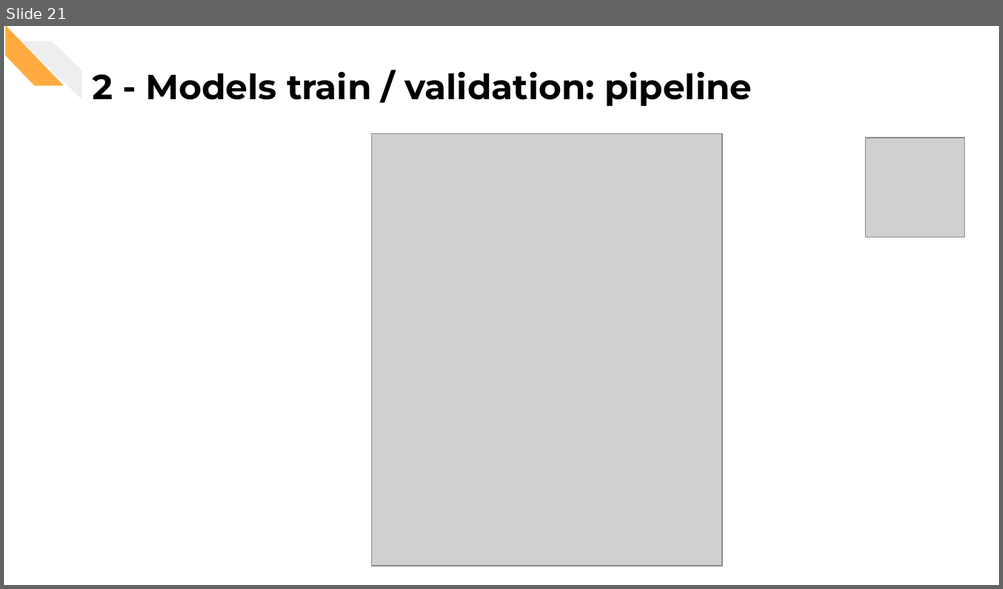
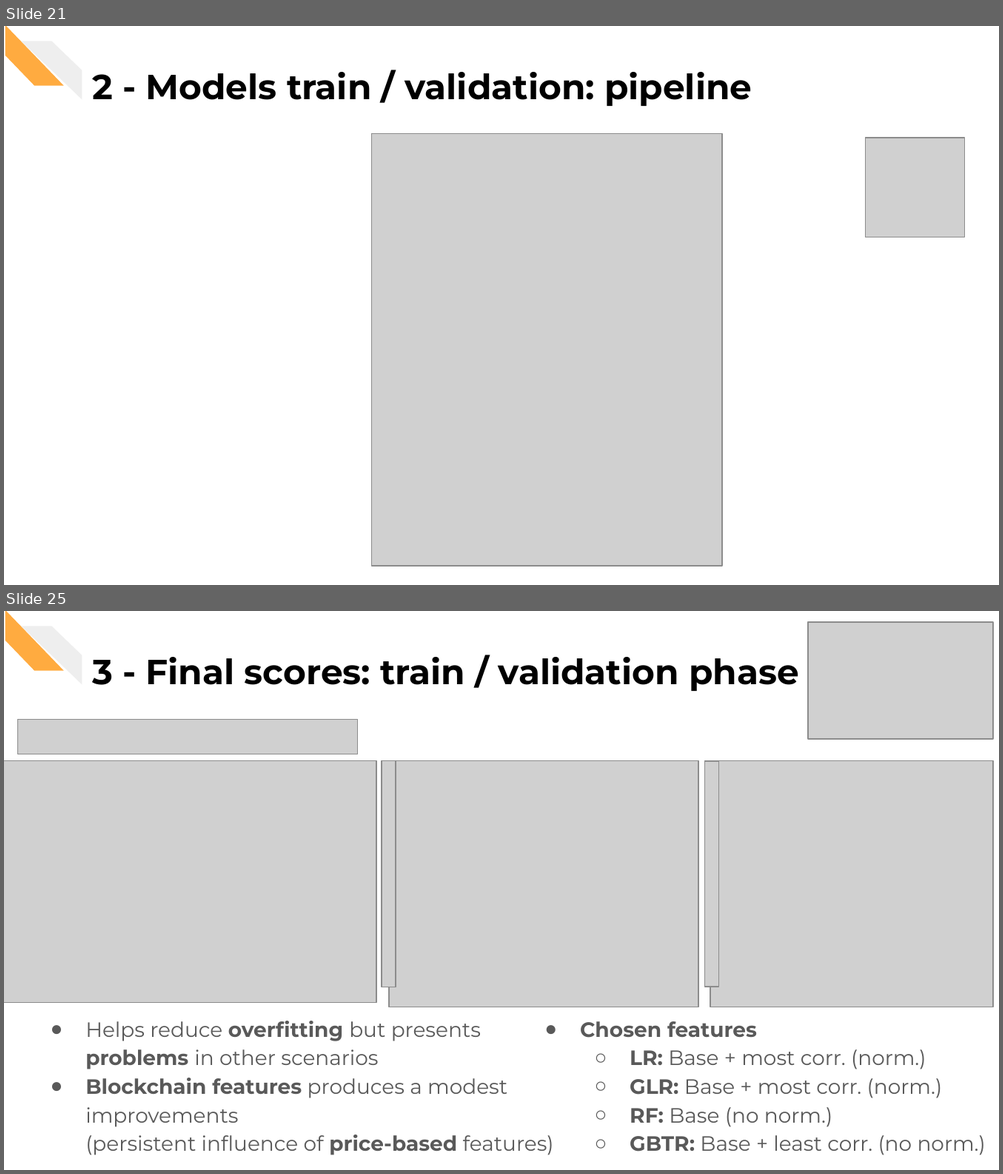
Before and after one commit to CorsiDanilo/bitcoin-price-prediction-with-pyspark, a slide deck: presentation/presentation.pptx. Shown one above the other, each under a label of ours: slide 21 before the commit, slides 21 and 25 after it; the slides between them are not shown. The pictures are 1003x589 and 1003x1174 pixels, drawn with LibreOffice and Linux fonts; fonts in the diff are those of the drawing; grey boxes stand for pictures. Boxes give left, top, right and bottom in pixels: in the first picture for what was removed or moved away, otherwise in the second. Text is boxed around its words. In the diff, an @@ line names an element or a change of style, - is before the commit and + after.

```diff
--- a/presentation/presentation.pptx
+++ b/presentation/presentation.pptx
@@ slide 25 added at [4,611,999,1170], background #FFFFFF; not listed: 2 template elements that a slide beside it also shows @@
@@ picture added at [808,622,993,738] @@
@@ title added at [92,657,799,691], 25.2 pt, text #000000, bold @@
+3 - Final scores: train / validation phase
@@ picture added at [18,719,358,755] @@
@@ picture added at [4,761,376,1004] @@
@@ picture added at [381,761,395,988] @@
@@ picture added at [389,761,698,1008] @@
@@ picture added at [704,761,718,987] @@
@@ picture added at [710,761,993,1008] @@
@@ text added at [85,1021,554,1156], 15 pt, text #595959 @@
+● Helps reduce overfitting but presents problems in other scenarios
+● Blockchain features produces a modest improvements
+  (persistent influence of price-based features)
@@ text added at [580,1022,985,1156], 15 pt, text #595959 @@
+● Chosen features
+  ○ LR: Base + most corr. (norm.)
+  ○ GLR: Base + most corr. (norm.)
+  ○ RF: Base (no norm.)
+  ○ GBTR: Base + least corr. (no norm.)
```
Also in this commit, not shown: 14 slides changed, 5 other slides added, 3 slides removed.
